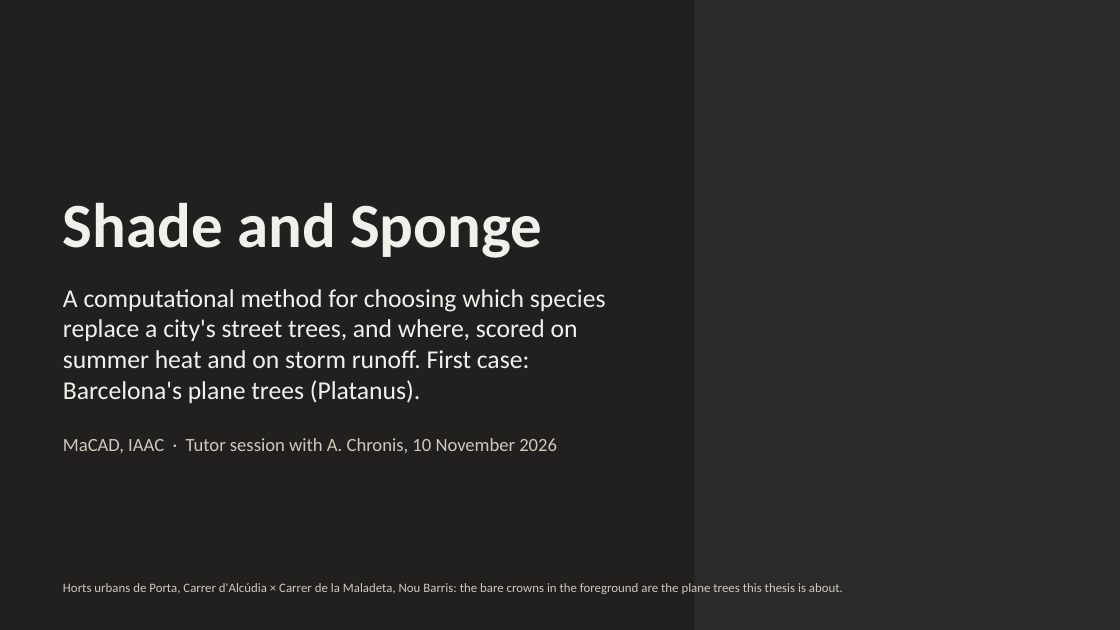
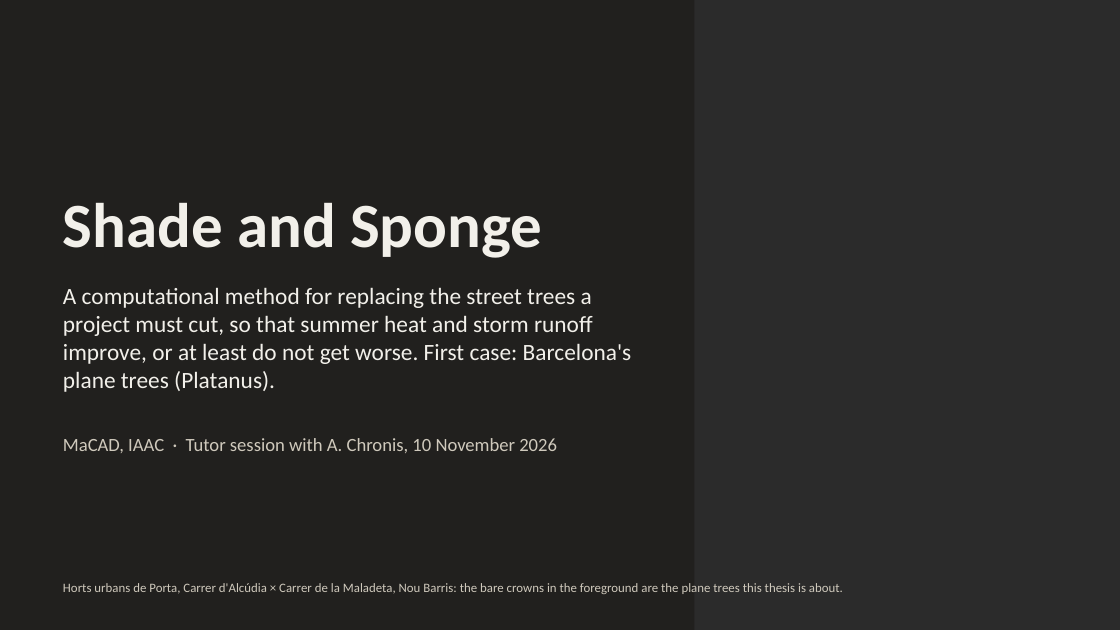
Before and after one commit to giofox96/shade-and-sponge, a slide deck: slide 1 of slides/shade_and_sponge_10nov_editable.pptx. Drawn at 1120x630 pixels with LibreOffice and Linux fonts; fonts in the diff are those of the drawing; background and template pictures are left out; a plain dark background stands for a picture behind light text. Boxes give left, top, right and bottom in pixels: in the first picture for what was removed or moved away, otherwise in the second. Text is boxed around its words. In the diff, an @@ line names an element or a change of style, - is before the commit and + after.

```diff
--- a/slides/shade_and_sponge_10nov_editable.pptx
+++ b/slides/shade_and_sponge_10nov_editable.pptx
@@ text at box(63, 287, 632, 392): text changed; size 22 to 20 pt @@
-A computational method for choosing which species replace a city's street trees, and where, scored on summer heat and on storm runoff. First case: Barcelona's plane trees (Platanus).
+A computational method for replacing the street trees a project must cut, so that summer heat and storm runoff improve, or at least do not get worse. First case: Barcelona's plane trees (Platanus).
```
Also in this commit, not shown: 6 other slides changed, 7 other files.
